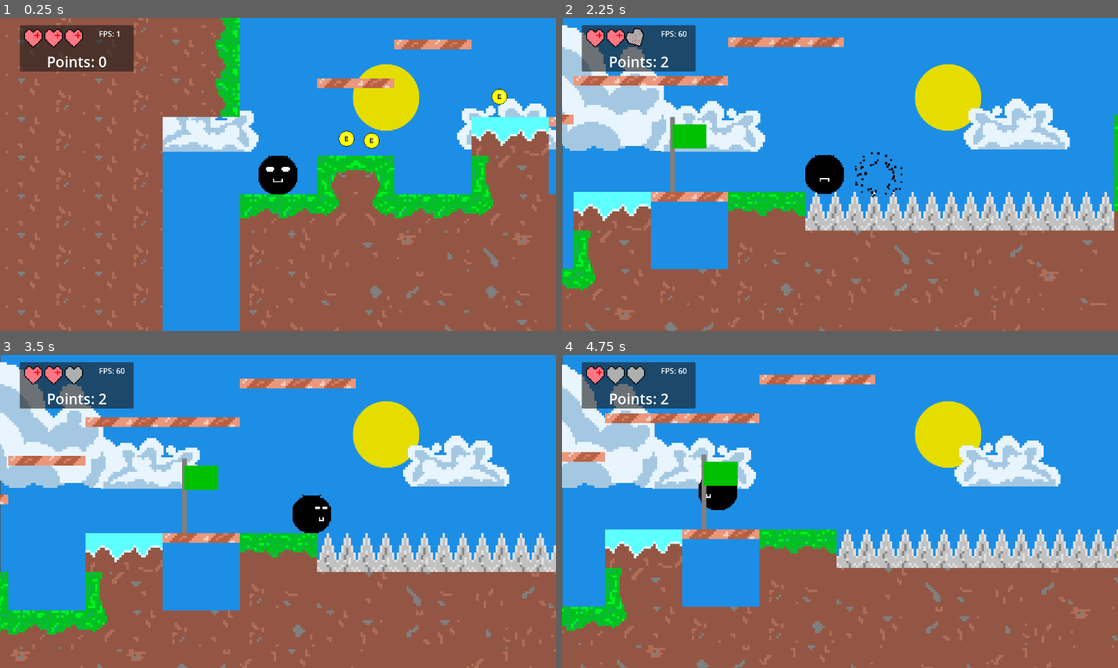
Above: before the commit, frames 1-4 (two rows, left to right).
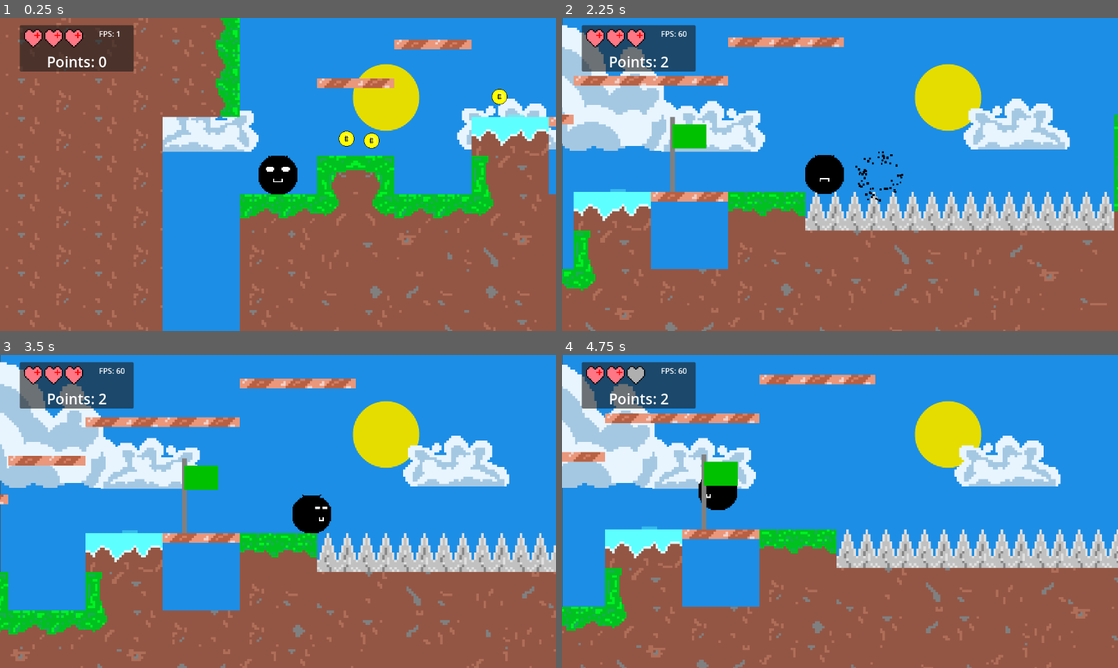
Above: after the commit, the same moments.

Repository: CWmain/Platformer
Game: Godot game, scene res://levels/Test_Level.tscn
Same seed, same stepped clock (60 frames per second), same inputs: the game is played once before the commit and once after it. This scene is started directly instead of the project's main scene. Sound files missing from this copy of the repository are replaced by a short silence.
Inputs (mouse positions are in pixels of both pictures, inside the frame that each line leads up to):
- Up to frame 1 (0.25 s): no input
- Up to frame 2 (2.25 s): move the mouse to (962, 158) at 0.52 s; hold Right (right) 0.53-2.03 s; tap Space (jump) at 0.77, 1.52 s; move the mouse to (728, 190) at 1.27 s; move the mouse to (895, 105) at 2.02 s; hold A (left) from 2.03 s (still down)
- Up to frame 3 (3.5 s): move the mouse to (250, 574) at 2.77 s; release A (left) at 2.78 s; hold Right (right) from 2.78 s (still down); tap Space (jump) at 3.02 s
- Up to frame 4 (4.75 s): move the mouse to (1006, 558) at 3.52 s; tap Space (jump) at 3.77, 4.52 s; move the mouse to (673, 464) at 4.27 s; release Right (right) at 4.28 s; hold A (left) from 4.28 s (still down)

The runs differ from the first frame. In frame 1, less than 0.1% of the frame differs, in the area x 91-95%, y 30-32%; in frame 2, 0.5%, in the area x 8-62%, y 1-59%; in frame 3, 0.1%; in frame 4, 0.1%.

Commit message:
Made icy have transparent blue so it can be used on platforms, changed health to max health in export variable, made checkpoints heal

Diff:
--- a/Platformer/GameObjects/icy.tscn
+++ b/Platformer/GameObjects/icy.tscn
@@ -14,5 +14,18 @@
 [node name="CollisionShape2D" type="CollisionShape2D" parent="icy"]
 shape = SubResource("RectangleShape2D_rc4cm")
 
+[node name="ColorRect" type="ColorRect" parent="icy/CollisionShape2D"]
+custom_minimum_size = Vector2(32, 8)
+anchors_preset = 12
+anchor_top = 1.0
+anchor_right = 1.0
+anchor_bottom = 1.0
+offset_left = -16.0
+offset_right = 16.0
+offset_bottom = 8.0
+grow_horizontal = 2
+grow_vertical = 0
+color = Color(0.368627, 1, 1, 0.392157)
+
 [connection signal="body_entered" from="icy" to="icy" method="_on_body_entered"]
 [connection signal="body_exited" from="icy" to="icy" method="_on_body_exited"]
--- a/Platformer/gui/GameManager.gd
+++ b/Platformer/gui/GameManager.gd
@@ -20,7 +20,8 @@
 @onready var loss_menu = $UI/lossMenu
 
 var points = 0
-@export var health = 3
+@export var MAX_HEALTH = 3
+@onready var health = MAX_HEALTH
 
 var in_menu: bool = false
 
@@ -42,6 +43,9 @@
 func take_damage(amount: int):
 	health -= amount
 	health_bar.display_health(health)
+	if health > 3:
+		return
+
 	if health <= 0:
 		game_loss()
 
--- a/Platformer/main_character.gd
+++ b/Platformer/main_character.gd
@@ -59,6 +59,7 @@
 
 func set_respawn(coords : Vector2):
 	last_on_ground = coords
+	game_manager.take_damage(-1)
 
 func _physics_process(delta):
 
